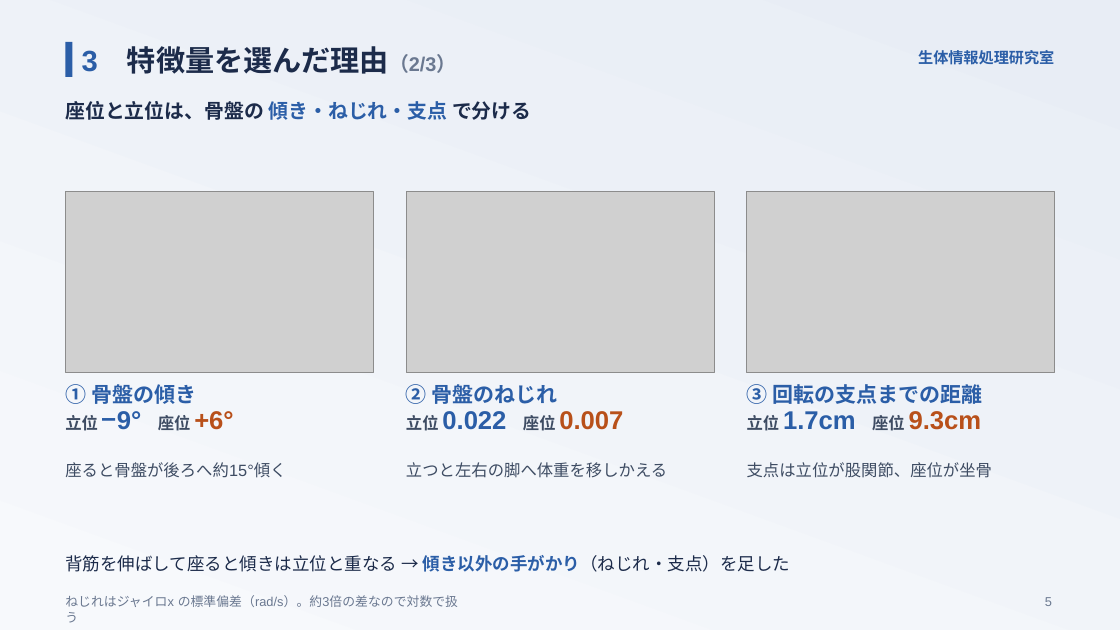
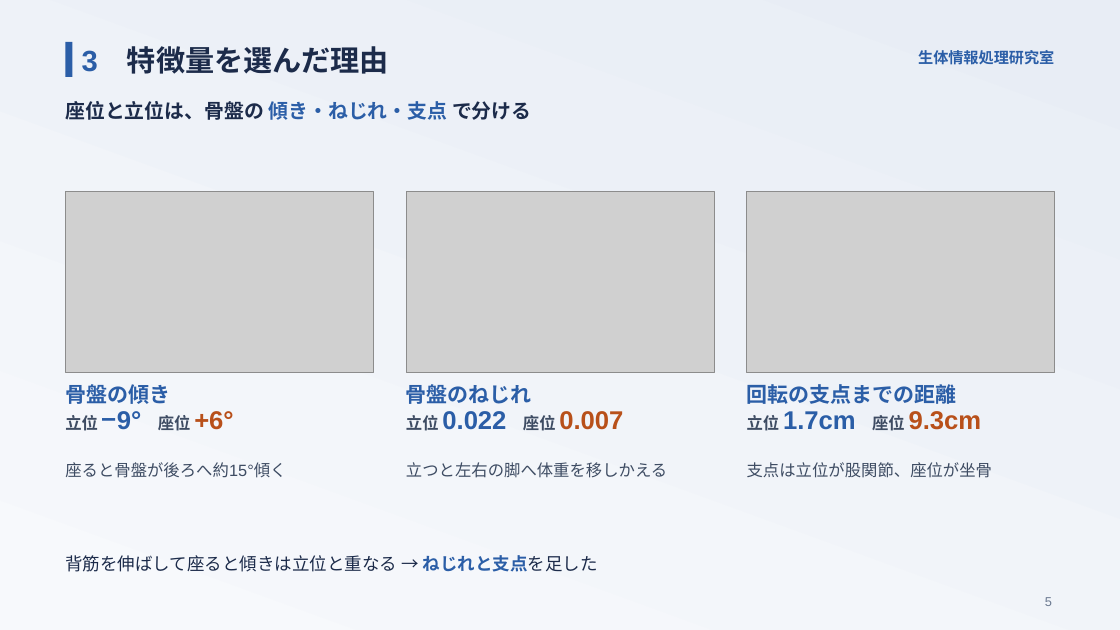
Before and after one commit to takuto-nohara/DataScienceContest, a slide deck: slide 5 of presentation/final_seitailab.pptx. Drawn at 1120x630 pixels with LibreOffice and Linux fonts; fonts in the diff are those of the drawing; grey boxes stand for pictures. Boxes give left, top, right and bottom in pixels: in the first picture for what was removed or moved away, otherwise in the second. Text is boxed around its words. In the diff, an @@ line names an element or a change of style, - is before the commit and + after.

```diff
--- a/presentation/final_seitailab.pptx
+++ b/presentation/final_seitailab.pptx
@@ text at box(82, 46, 389, 74): text changed @@
-3 特徴量を選んだ理由（2/3）
+3 特徴量を選んだ理由
@@ text at box(65, 384, 170, 404): text changed @@
-① 骨盤の傾き
+骨盤の傾き
@@ text at box(406, 384, 532, 404): text changed @@
-② 骨盤のねじれ
+骨盤のねじれ
@@ text at box(747, 384, 957, 404): text changed @@
-③ 回転の支点までの距離
+回転の支点までの距離
@@ text at box(65, 555, 598, 572): text changed @@
-背筋を伸ばして座ると傾きは立位と重なる → 傾き以外の手がかり（ねじれ・支点）を足した
+背筋を伸ばして座ると傾きは立位と重なる → ねじれと支点を足した
@@ text removed at box(65, 595, 458, 607) @@
-ねじれはジャイロx の標準偏差（rad/s）。約3倍の差なので対数で扱う
```
Also in this commit, not shown: 6 other slides changed, 16 other files.
